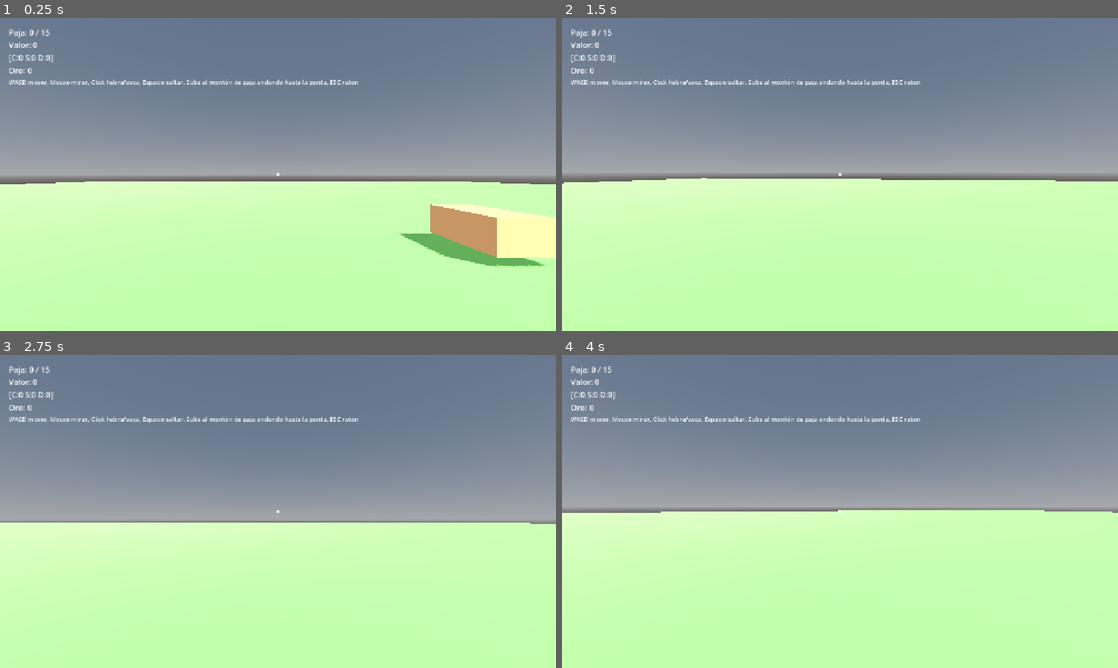
Above: before the commit, frames 1-4 (two rows, left to right).
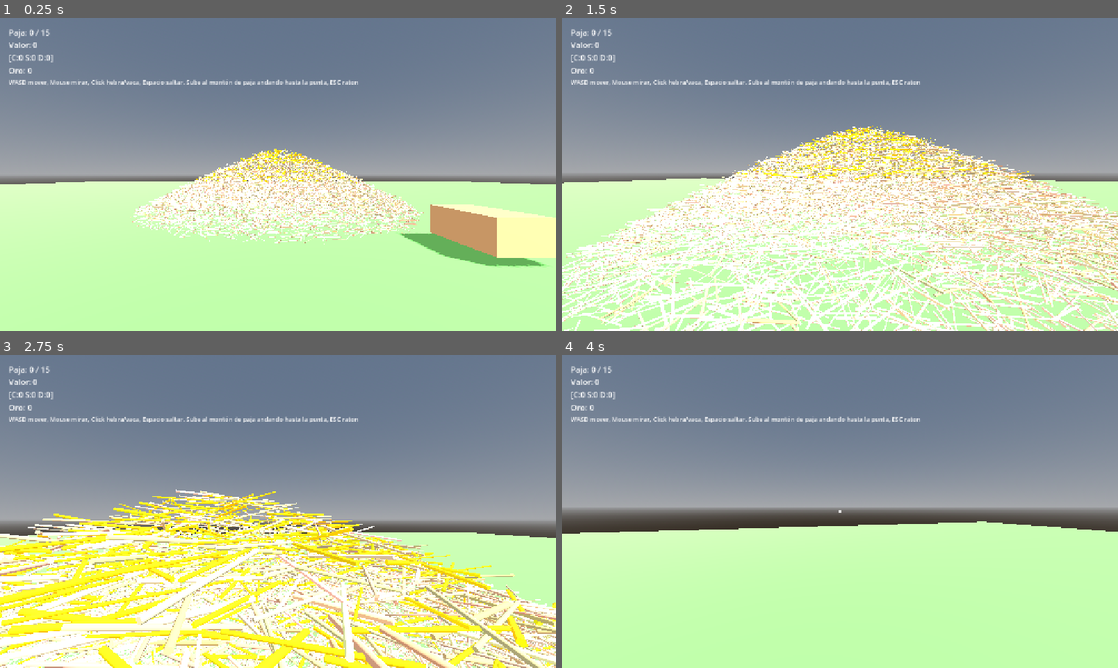
Above: after the commit, the same moments.

Repository: juanfrilopez/pajar
Game: Godot game, scene res://main.tscn
The game is run twice, just before and just after one commit, with the same random seed, the same clock (stepped at 60 frames per second) and the same inputs.
Inputs (mouse positions are in pixels of both pictures, inside the frame that each line leads up to):
- Up to frame 1 (0.25 s): no input
- Up to frame 2 (1.5 s): tap Enter (ui_accept) at 0.5 s; move the mouse to (867, 174) at 0.52 s; hold W (move_forward) from 0.53 s (still down); click (867, 174) at 0.67 s; tap Space (jump) at 0.77 s; move the mouse to (812, 174) at 1.27 s
- Up to frame 3 (2.75 s): keep holding W (move_forward); tap Space (jump) at 1.52 s; move the mouse to (289, 505) at 2.02 s
- Up to frame 4 (4 s): keep holding W (move_forward); move the mouse to (834, 517) at 2.77 s; click (834, 517) at 2.92 s; tap Space (jump) at 3.02, 3.77 s; move the mouse to (878, 514) at 3.52 s

The runs differ from the first frame. In frame 1, 8.0% of the frame differs, in the area x 23-77%, y 41-73%; in frame 2, 38%; in frame 3, 44%, in the area x 0-100%, y 42-100%; in frame 4, 5.2%.
Error before the commit: Parse Error: Cannot find member "get_column" in base "Basis". (res://piramide_paja.gd:327)

Commit message:
fix(piramide): usar basis.x/.y/.z en vez de Basis.get_column() (no existe en GDScript)
Error reportado en el editor:
  Error en (327, 35): Function "get_column()" not found in base Basis.

Causa: Basis.get_column()/get_row()/set_column() existen solo en C++ y NO
estan expuestos a scripting en ninguna version de Godot 4 (verificado contra
doc/classes/Basis.xml de 4.0, 4.3 y 4.7.2). Al ser Basis un tipo built-in, el
analizador de GDScript lo trata como error duro (gdscript_analyzer.cpp solo
hace push_error con base built-in o self), asi que piramide_paja.gd no compila
y el monton de paja no se crea.

En GDScript las columnas de la matriz son las propiedades x/y/z:
  basis.x = columna 0, basis.y = columna 1, basis.z = columna 2
(equivalente a basis * Vector3(1,0,0) / Vector3.UP / Vector3(0,0,1)), y el
constructor Transform3D(x_axis, y_axis, z_axis, origin) recibe esas columnas.

Cambios:
- _verify_straws_are_horizontal(): t.basis.y en vez de t.basis.get_column(1)
- _straw_transform(): rot.x/.y/.z en vez de rot.get_column(0/1/2)
  (misma semantica: escala local por columnas, hebras horizontales)
- asin() en vez de asinf(): asinf() tampoco existe en Godot; habria sido el
  siguiente error de compilacion al arreglar get_column()
- README_PIRAMIDE.md: entrada de troubleshooting explicando el fallo y la
  regla built-in vs clase nativa

La geometria no cambia: solo se sustituye la forma de leer las columnas.

Co-authored-by: arena-agent <297053741+arena-agent@users.noreply.github.com>

Diff:
--- a/pajar-incremental/piramide_paja.gd
+++ b/pajar-incremental/piramide_paja.gd
@@ -324,12 +324,16 @@
 		var samples: int = mini(mm.instance_count, 64)
 		for j in range(samples):
 			var t: Transform3D = mm.get_instance_transform(j)
-			var axis_y: Vector3 = t.basis.get_column(1)
+			# `basis.y` es la COLUMNA 1 de la matriz (equivalente a `basis * Vector3.UP`).
+			# OJO: `Basis.get_column()` existe solo en C++, NO está expuesto a GDScript,
+			# así que llamarlo revienta el parseo del script ("Function not found in base Basis").
+			var axis_y: Vector3 = t.basis.y
 			var len_sq: float = axis_y.length_squared()
 			if len_sq < 1e-10:
 				continue  # instancia oculta
 			var up_ratio: float = absf(axis_y.y) / sqrt(len_sq)
-			var ang: float = rad_to_deg(asinf(clampf(up_ratio, 0.0, 1.0)))
+			# OJO: en Godot no existe `asinf()`, la función es `asin()` (sin sufijo f).
+			var ang: float = rad_to_deg(asin(clampf(up_ratio, 0.0, 1.0)))
 			max_deg = maxf(max_deg, ang)
 			checked += 1
 			if ang > 30.0:
@@ -355,9 +359,13 @@
 # encogerse). Este fue el bug que hacía que las pajas se vieran de pie.
 func _straw_transform(data: StrawData) -> Transform3D:
 	var rot: Basis = _straw_basis(data.axis_dir)
-	var col_x: Vector3 = rot.get_column(0) * data.thickness
-	var col_y: Vector3 = rot.get_column(1) * data.length
-	var col_z: Vector3 = rot.get_column(2) * data.thickness
+	# En GDScript, `basis.x/.y/.z` SON las columnas de la matriz (x = columna 0,
+	# y = columna 1, z = columna 2), es decir, a dónde va cada eje local.
+	# Equivalente a `rot * Vector3(1,0,0)` etc. NO usar `rot.get_column(i)`:
+	# ese método es solo de C++ y no existe en GDScript (error de parseo).
+	var col_x: Vector3 = rot.x * data.thickness
+	var col_y: Vector3 = rot.y * data.length
+	var col_z: Vector3 = rot.z * data.thickness
 	return Transform3D(col_x, col_y, col_z, data.position)
 
 func _hide_instance(data: StrawData) -> void:
Not shown, changed: pajar-incremental/README_PIRAMIDE.md
